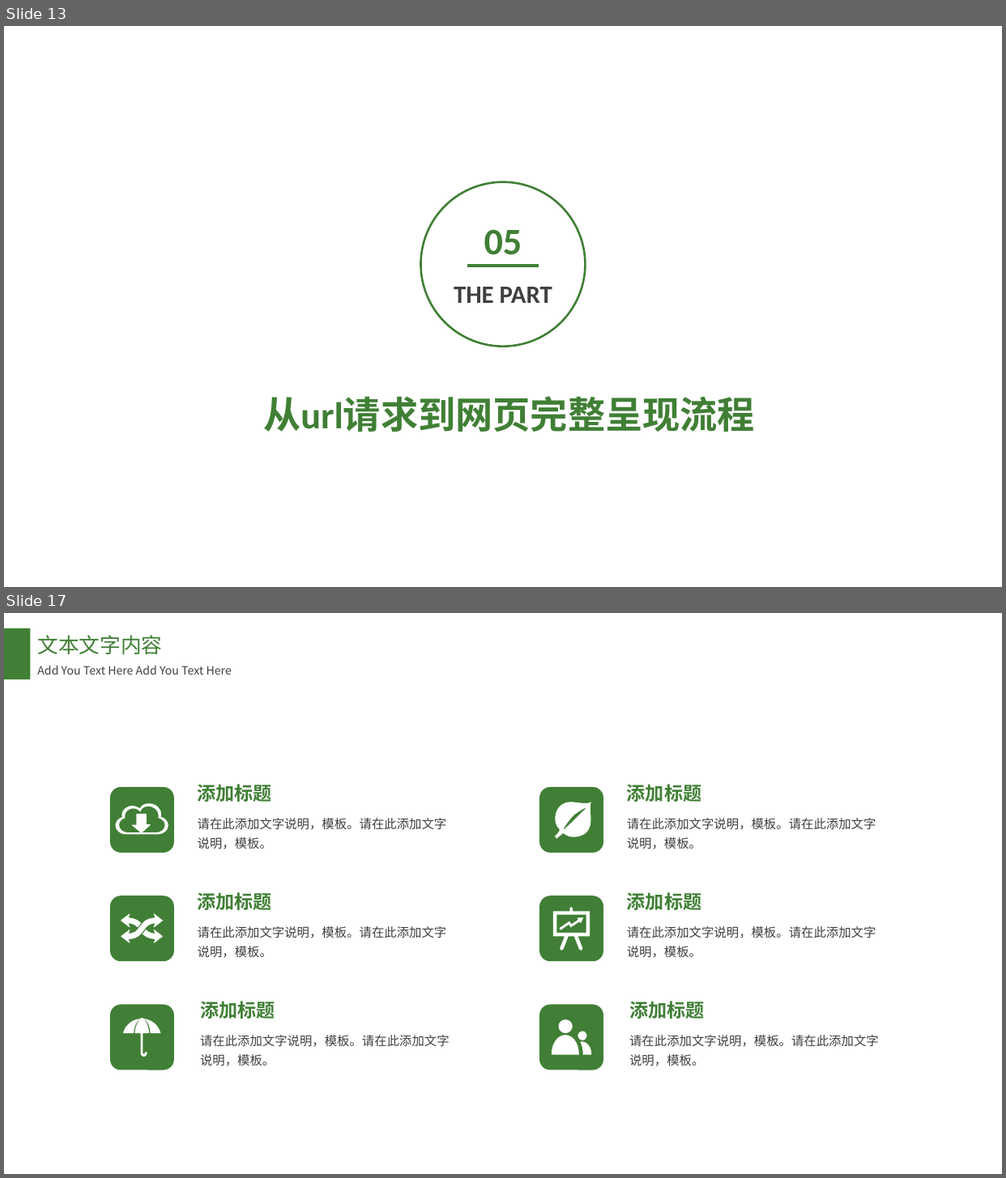
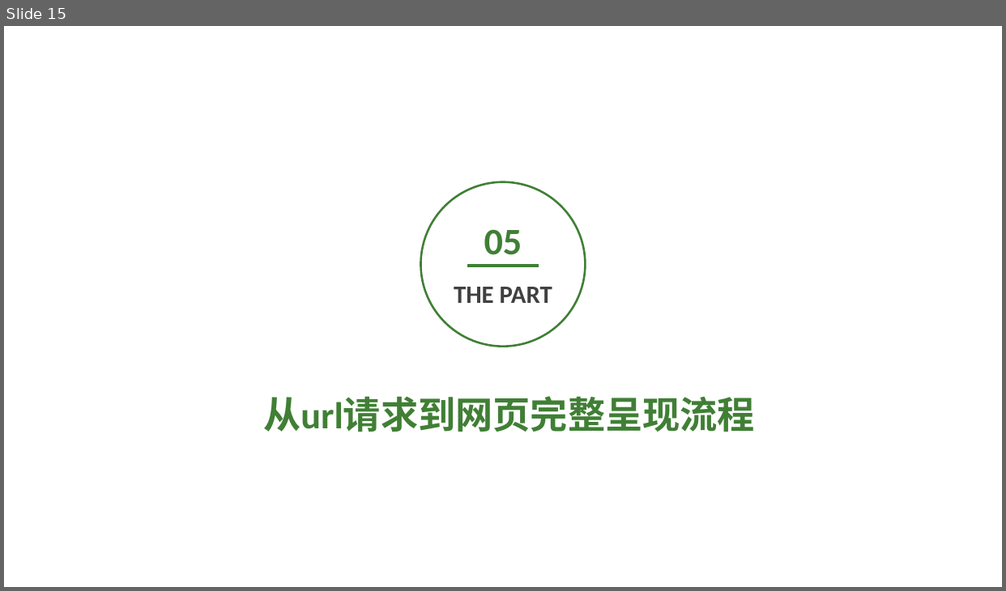
Before and after one commit to heyunjiang/heyunjiang.github.io, a slide deck: summary/技术文章/用友前端基础分享.pptx. Shown one above the other, each under a label of ours: slides 13 and 17 before the commit, slide 15 after it; the slides between them are not shown. The pictures are 1006x1178 and 1006x591 pixels, drawn with LibreOffice and Linux fonts; fonts in the diff are those of the drawing; background and template pictures are left out. Boxes give left, top, right and bottom in pixels: in the first picture for what was removed or moved away, otherwise in the second. Text is boxed around its words. In the diff, an @@ line names an element or a change of style, - is before the commit and + after.

```diff
--- a/summary/技术文章/用友前端基础分享.pptx
+++ b/summary/技术文章/用友前端基础分享.pptx
@@ slide 17 removed at [4, 613, 1002, 1174], background #CCE8CF @@
@@ rectangle removed at [4, 628, 30, 679] @@
@@ text removed at [37, 635, 162, 654] @@
-文本文字内容
@@ text removed at [37, 665, 232, 675] @@
-Add You Text Here Add You Text Here
@@ rounded rectangle removed at [111, 787, 174, 853] @@
@@ freeform shape removed at [116, 804, 168, 835] @@
@@ text removed at [198, 784, 272, 802] @@
-添加标题
@@ rounded rectangle removed at [539, 787, 603, 853] @@
@@ freeform shape removed at [552, 801, 592, 838] @@
@@ text removed at [627, 784, 701, 802] @@
-添加标题
@@ text removed at [198, 818, 447, 850] @@
-请在此添加文字说明，模板。请在此添加文字说明，模板。
@@ text removed at [627, 818, 876, 850] @@
-请在此添加文字说明，模板。请在此添加文字说明，模板。
@@ rounded rectangle removed at [111, 896, 174, 961] @@
@@ text removed at [198, 892, 272, 910] @@
-添加标题
@@ rounded rectangle removed at [539, 896, 603, 961] @@
@@ text removed at [627, 892, 701, 910] @@
-添加标题
@@ freeform shape removed at [121, 914, 163, 944] @@
@@ text removed at [198, 926, 447, 958] @@
-请在此添加文字说明，模板。请在此添加文字说明，模板。
@@ freeform shape removed at [553, 907, 590, 951] @@
@@ freeform shape removed at [560, 918, 583, 931] @@
@@ text removed at [627, 926, 876, 958] @@
-请在此添加文字说明，模板。请在此添加文字说明，模板。
@@ text removed at [200, 1001, 275, 1019] @@
-添加标题
@@ text removed at [629, 1001, 704, 1019] @@
-添加标题
@@ rounded rectangle removed at [111, 1004, 174, 1070] @@
@@ freeform shape removed at [123, 1018, 160, 1057] @@
@@ rounded rectangle removed at [539, 1004, 603, 1070] @@
@@ freeform shape removed at [552, 1020, 580, 1055] @@
@@ text removed at [200, 1035, 450, 1067] @@
-请在此添加文字说明，模板。请在此添加文字说明，模板。
@@ freeform shape removed at [578, 1032, 592, 1055] @@
@@ text removed at [629, 1035, 879, 1067] @@
-请在此添加文字说明，模板。请在此添加文字说明，模板。
@@ what was slide 13 is now slide 15 @@
```
Also in this commit, not shown: 2 slides changed, 3 slides added, 15 other slides removed, 4 other files.
